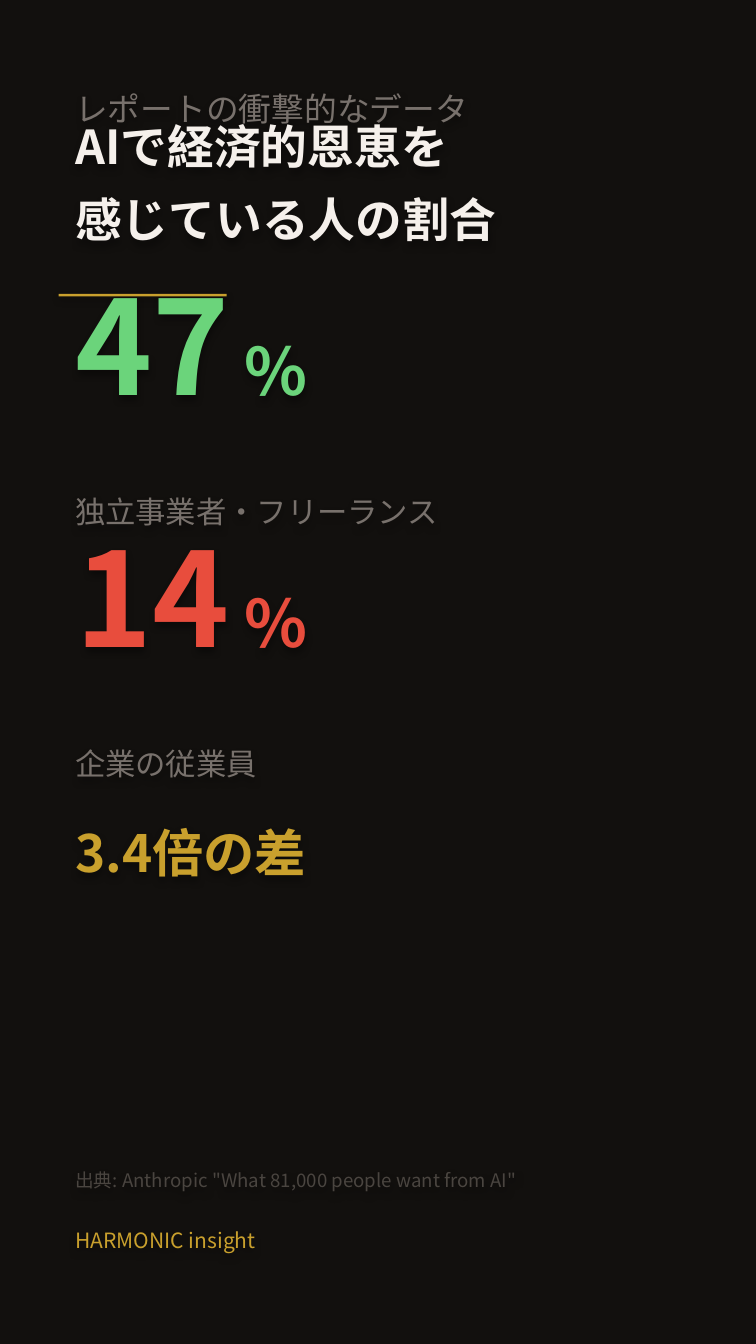
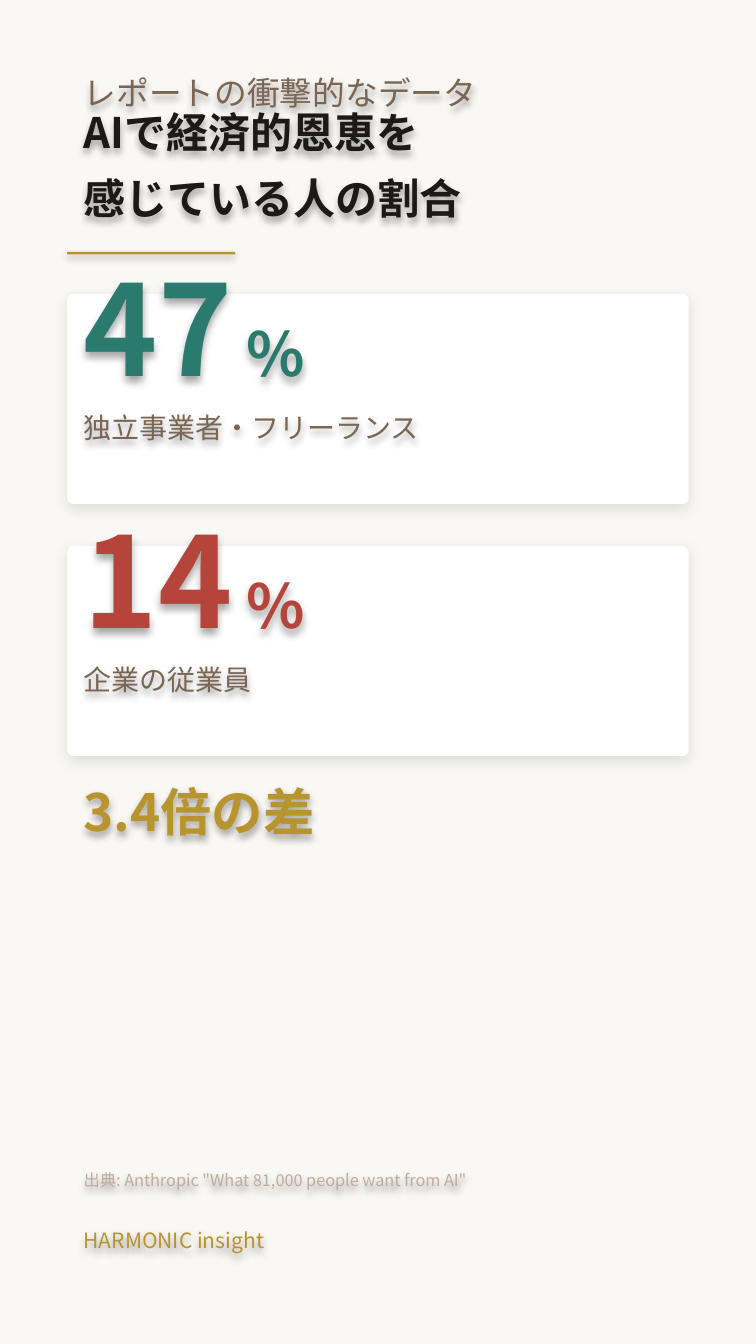
Before and after one commit to HarmonicInsight/harmonic-marketing, a slide deck: slide 2 of content/youtube/shorts/SHORT_NEWS_02_anthropic_autonomy.pptx. Drawn at 756x1344 pixels with LibreOffice and Linux fonts; fonts in the diff are those of the drawing. Boxes give left, top, right and bottom in pixels: in the first picture for what was removed or moved away, otherwise in the second. Text is boxed around its words. In the diff, an @@ line names an element or a change of style, - is before the commit and + after.

```diff
--- a/content/youtube/shorts/SHORT_NEWS_02_anthropic_autonomy.pptx
+++ b/content/youtube/shorts/SHORT_NEWS_02_anthropic_autonomy.pptx
@@ background #12100E to #FAF8F5 @@
@@ text "レポートの衝撃的なデータ": place and size @@
-text "レポートの衝撃的なデータ" at (75,93,468,130)
+text "レポートの衝撃的なデータ" at (84,77,477,113)
@@ text "レポートの衝撃的なデータ" at (84,77,477,113): text colour #78716C to #7A6652 @@
@@ text "AIで経済的恩恵を": place and size @@
-text "AIで経済的恩恵を" at (75,117,496,241)
+text "AIで経済的恩恵を" at (84,106,462,218)
@@ text "AIで経済的恩恵を" at (84,106,462,218): size 20 to 18 pt, text colour #F5F0EB to #1C1917 @@
@@ text "47 %": place and size @@
-text "47 %" at (75,294,229,395)
+text "47 %" at (84,252,233,382)
@@ text "47 %" at (84,252,233,382): size 56 to 54 pt in "47"; size 28 to 26 pt in "%"; text colour #6BD47B to #2A7A6E @@
@@ rectangle: place and size @@
-rectangle at (59,294,227,296)
+rectangle at (67,252,235,254)
@@ rectangle at (67,252,235,254): fill #C9A02D to #B8942F @@
@@ rounded rectangle added at (67,294,689,504), fill #FFFFFF @@
@@ text "独立事業者・フリーランス": place and size @@
-text "独立事業者・フリーランス" at (75,497,438,526)
+text "独立事業者・フリーランス" at (84,414,419,441)
@@ text "独立事業者・フリーランス" at (84,414,419,441): size 13 to 12 pt, text colour #78716C to #7A6652 @@
@@ text "14 %": place and size @@
-text "14 %" at (75,514,229,647)
+text "14 %" at (84,534,233,634)
@@ text "14 %" at (84,534,233,634): size 56 to 54 pt in "14"; size 28 to 26 pt in "%"; text colour #E84D3D to #B5453A @@
@@ rounded rectangle added at (67,546,689,756), fill #FFFFFF @@
@@ text "企業の従業員" at (84,666,252,693): size 13 to 12 pt, text colour #78716C to #7A6652 @@
@@ text "企業の従業員": place and size @@
-text "企業の従業員" at (75,749,257,778)
+text "企業の従業員" at (84,666,252,693)
@@ text "3.4倍の差" at (84,787,315,836): text colour #C9A02D to #B8942F @@
@@ text "3.4倍の差": place and size @@
-text "3.4倍の差" at (75,828,306,877)
+text "3.4倍の差" at (84,787,315,836)
@@ text "出典: Anthropic "What 81,000 people ...": place and size @@
-text "出典: Anthropic "What 81,000 people ..." at (75,1172,516,1191)
+text "出典: Anthropic "What 81,000 people ..." at (84,1172,466,1190)
@@ text "出典: Anthropic "What 81,000 people ..." at (84,1172,466,1190): size 8 to 7 pt, text colour #4A4540 to #BFAD9C @@
@@ text "HARMONIC insight": place and size @@
-text "HARMONIC insight" at (75,1231,256,1253)
+text "HARMONIC insight" at (84,1231,264,1253)
@@ text "HARMONIC insight" at (84,1231,264,1253): text colour #C9A02D to #B8942F @@
```
Also in this commit, not shown: 4 other slides changed, 3 other files.
